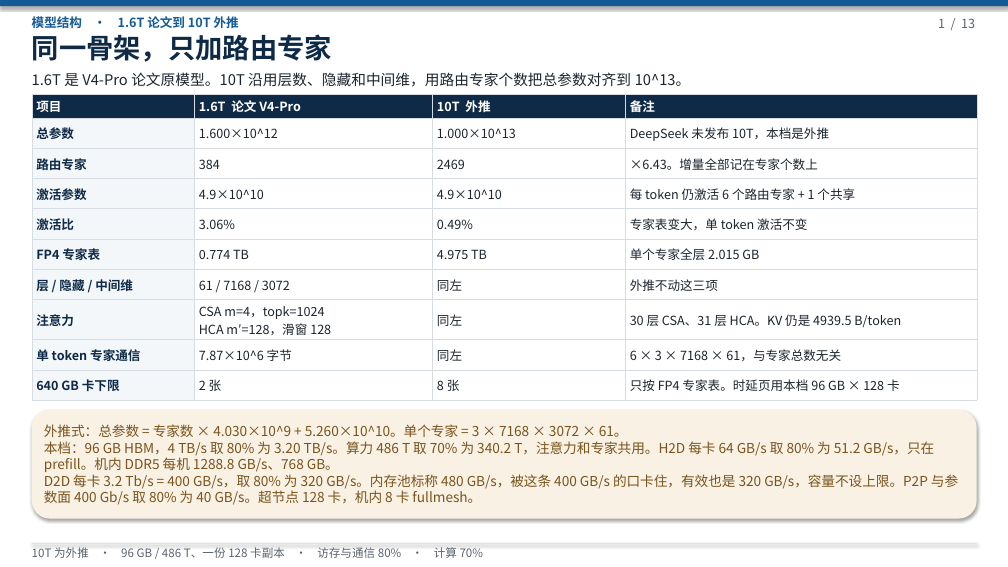
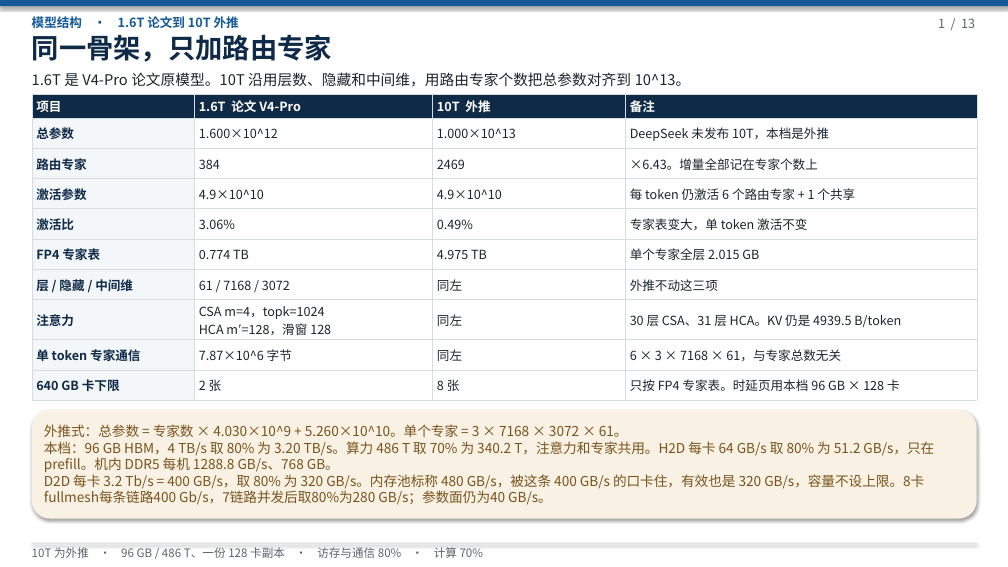
Before and after one commit to 69515164-rgb/UCL-MPComm, a slide deck: slide 1 of docs/deepseek-96g-slo.pptx. Drawn at 1008x567 pixels with LibreOffice and Linux fonts; fonts in the diff are those of the drawing. Boxes give left, top, right and bottom in pixels: in the first picture for what was removed or moved away, otherwise in the second. Text is boxed around its words. In the diff, an @@ line names an element or a change of style, - is before the commit and + after.

```diff
--- a/docs/deepseek-96g-slo.pptx
+++ b/docs/deepseek-96g-slo.pptx
@@ text at box(44, 474, 924, 505): text changed @@
-D2D 每卡 3.2 Tb/s = 400 GB/s，取 80% 为 320 GB/s。内存池标称 480 GB/s，被这条 400 GB/s 的口卡住，有效也是 320 GB/s，容量不设上限。P2P 与参数面 400 Gb/s 取 80% 为 40 GB/s。超节点 128 卡，机内 8 卡 fullmesh。
+D2D 每卡 3.2 Tb/s = 400 GB/s，取 80% 为 320 GB/s。内存池标称 480 GB/s，被这条 400 GB/s 的口卡住，有效也是 320 GB/s，容量不设上限。8卡fullmesh每条链路400 Gb/s，7链路并发后取80%为280 GB/s；参数面仍为40 GB/s。
```
Also in this commit, not shown: 11 other slides changed, 1 other file.
